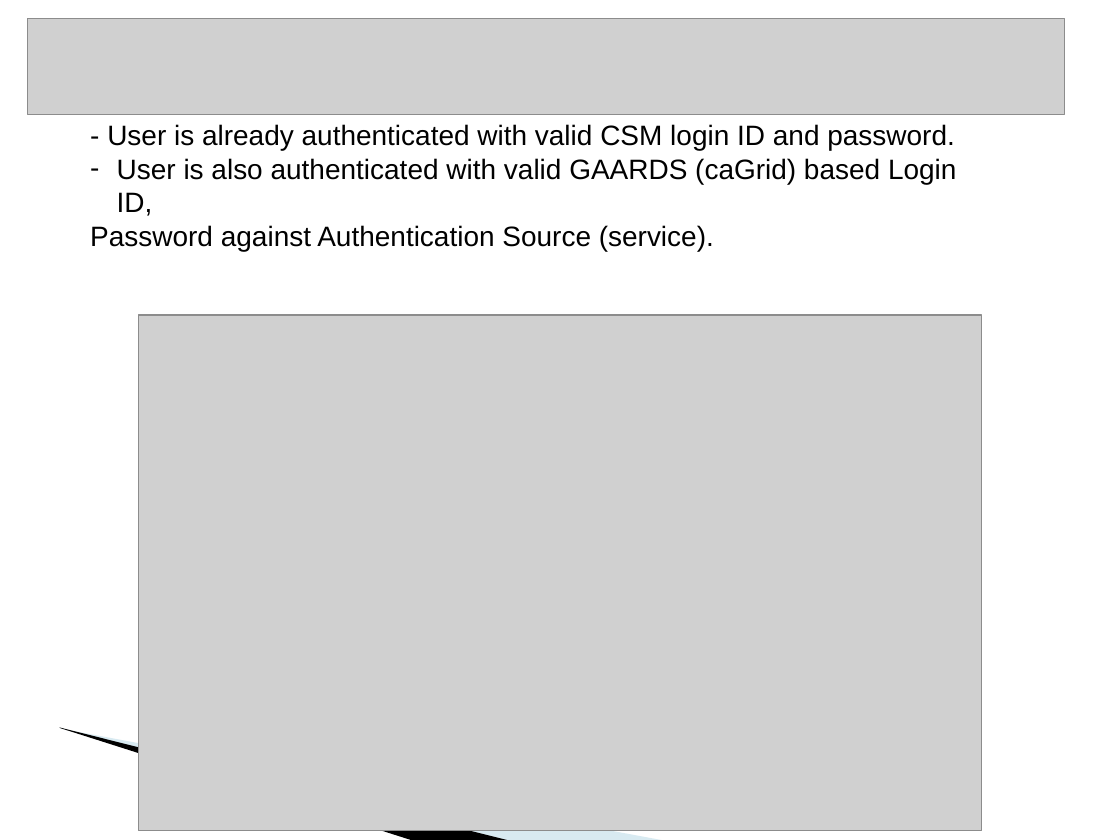
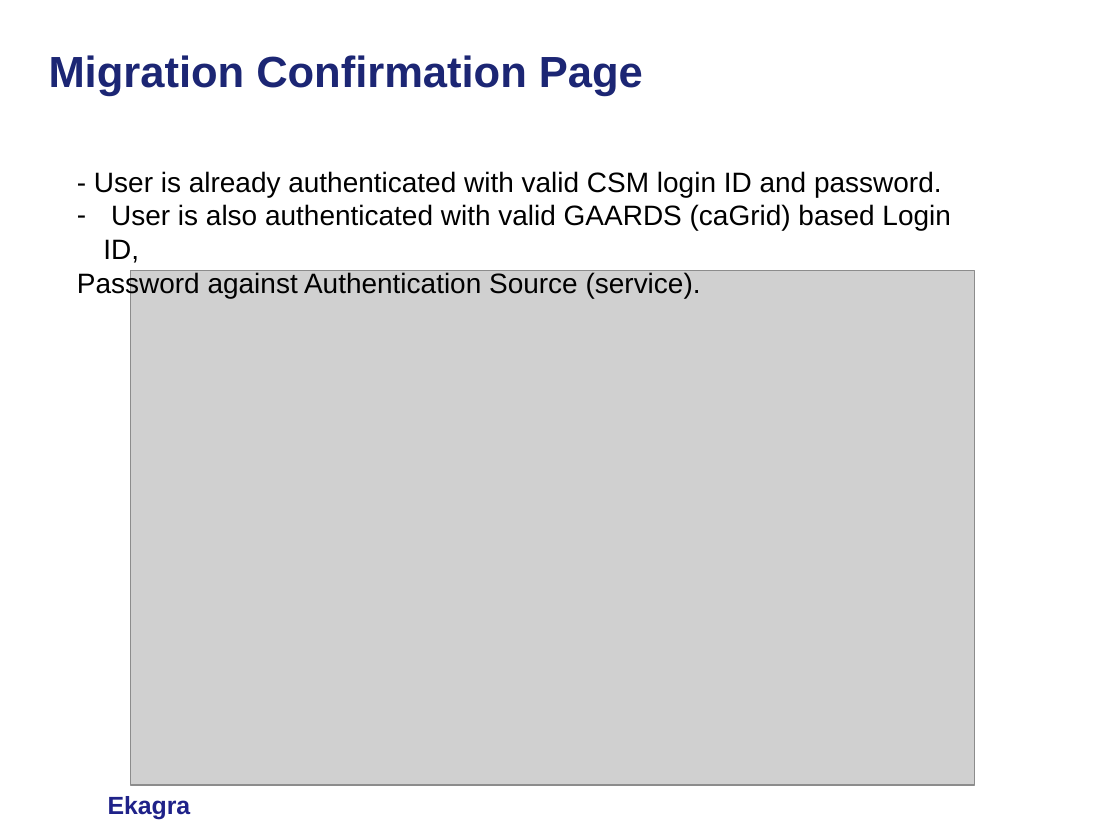
Before and after one commit to CBIIT/common-security-module-docs, a slide deck: slide 10 of CSM v4.1/Development/Design/CSM GAARDS Migration Module Presentation caGrid Users List 10-18-2008.ppt (slide 11 before the commit). Drawn at 1120x840 pixels with LibreOffice and Linux fonts; fonts in the diff are those of the drawing; grey boxes stand for pictures; background and template pictures are left out. Boxes give left, top, right and bottom in pixels: in the first picture for what was removed or moved away, otherwise in the second. Text is boxed around its words. In the diff, an @@ line names an element or a change of style, - is before the commit and + after.

```diff
--- a/CSM v4.1/Development/Design/CSM GAARDS Migration Module Presentation caGrid Users List 10-18-2008.ppt
+++ b/CSM v4.1/Development/Design/CSM GAARDS Migration Module Presentation caGrid Users List 10-18-2008.ppt
@@ picture removed at <box>28,19,1065,114</box> @@
@@ title added at <box>49,55,643,96</box>, 28 pt, text #1C2674, bold @@
+Migration Confirmation Page
@@ text "- User is already authenticated ..." rewrapped from <box>90,124,956,251</box> to <box>77,171,950,298</box> @@
@@ picture: place and size @@
-picture at <box>138,315,981,830</box>
+picture at <box>131,271,974,785</box>
@@ freeform shape removed at <box>59,727,512,840</box> @@
@@ freeform shape removed at <box>62,728,666,840</box> @@
@@ text added at <box>108,796,191,820</box>, 16 pt, text #1F2289, bold @@
+Ekagra
```
Also in this commit, not shown: 7 other slides changed, 9 slides added, 14 slides removed.
